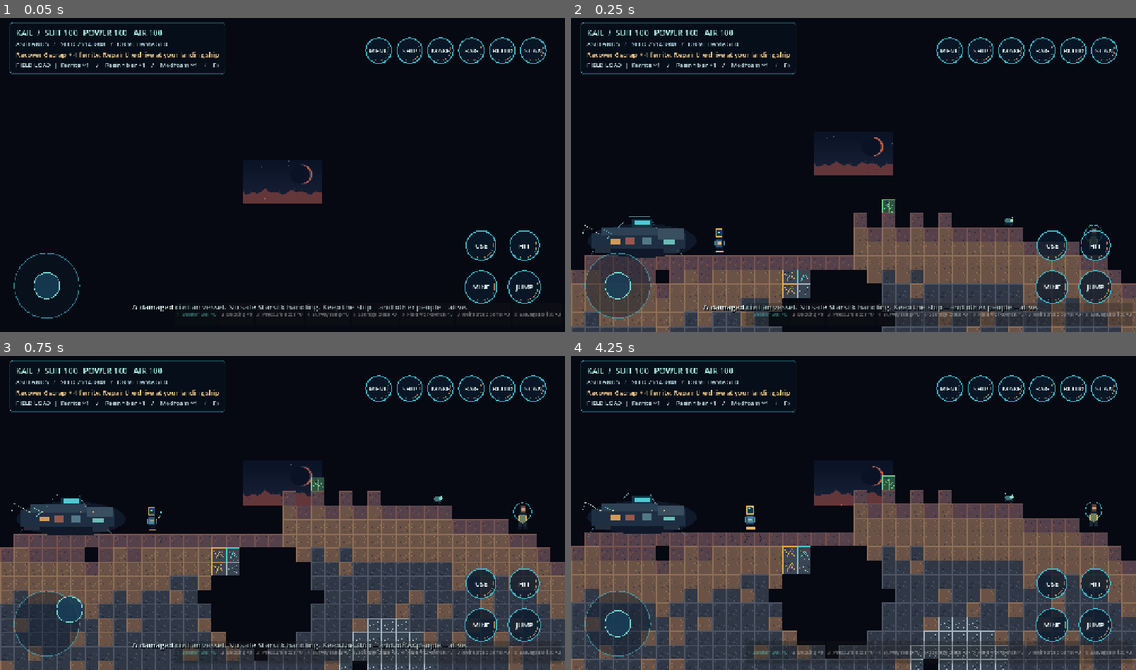
Above: before the commit, frames 1-4 (two rows, left to right).
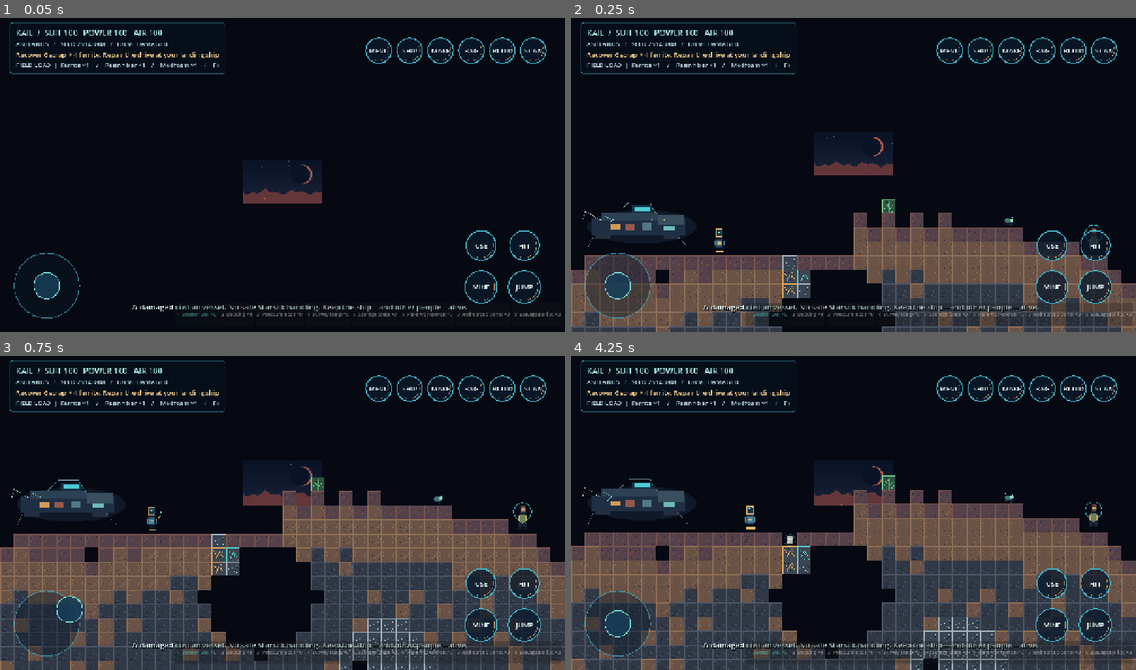
Above: after the commit, the same moments.

Repository: westkitty/SilkBound
Game: Godot game, scene res://scenes/main.tscn
Same seed, same stepped clock (60 frames per second), same inputs: the game is played once before the commit and once after it. Sound files missing from this copy of the repository are replaced by a short silence.
Inputs (mouse positions are in pixels of both pictures, inside the frame that each line leads up to):
- Up to frame 1 (0.05 s): no input
- Up to frame 2 (0.25 s): no input
- Up to frame 3 (0.75 s): tap Enter at 0.5 s; drag from (45, 622) to (339, 440) at 0.52 s
- Up to frame 4 (4.25 s): drag from (1096, 626) to (825, 575) at 1.27 s; move the mouse to (1051, 626) at 2.02 s; hold A (move_left) 2.03-2.75 s; hold C (craft) 2.03-2.75 s; click (1051, 626) at 2.17 s; drag from (1096, 582) to (684, 462) at 2.77 s; click "×" at 3.5 s

Frame 1 is identical in both runs. In frame 2, 1.9% of the frame differs, in the area x 2-40%, y 58-81%; in frame 3, 1.9%; in frame 4, 2.5%, in the area x 2-83%, y 39-94%.

Commit message:
Keep guaranteed starter salvage reachable
Co-authored-by: arena-agent <297053741+arena-agent@users.noreply.github.com>

Diff:
--- a/scripts/core/game.gd
+++ b/scripts/core/game.gd
@@ -848,11 +848,14 @@
 	if action.begins_with("toggle:"):
 		var setting_key := action.trim_prefix("toggle:")
 		var settings_key: String = String(
-			{
-				"left_handed": "left_handed",
-				"reduced_shake": "reduced_shake",
-				"reduced_flash": "reduced_flash"
-			}.get(setting_key, setting_key)
+			(
+				{
+					"left_handed": "left_handed",
+					"reduced_shake": "reduced_shake",
+					"reduced_flash": "reduced_flash"
+				}
+				. get(setting_key, setting_key)
+			)
 		)
 		settings[settings_key] = not bool(settings.get(settings_key, false))
 		_save_settings()
--- a/scripts/world/planet_generator.gd
+++ b/scripts/world/planet_generator.gd
@@ -99,20 +99,6 @@
 				):
 					cells[y * width + x] = ore
 
-	# A guaranteed, reachable starter outcrop prevents a bad seed from soft-locking repair.
-	var guaranteed_x := 15
-	var guaranteed_y := surface[guaranteed_x]
-	cells[guaranteed_y * width + guaranteed_x] = Tiles.Tile.SCRAP
-	cells[(guaranteed_y + 1) * width + guaranteed_x] = Tiles.Tile.FERRITE
-	cells[(guaranteed_y + 1) * width + guaranteed_x + 1] = Tiles.Tile.COPPER
-	cells[(guaranteed_y + 2) * width + guaranteed_x] = Tiles.Tile.FERRITE
-	cells[(guaranteed_y + 2) * width + guaranteed_x + 1] = Tiles.Tile.SCRAP
-	if biome == Biome.GLASSFALL:
-		cells[(guaranteed_y + 1) * width + guaranteed_x + 2] = Tiles.Tile.CRYSTAL
-		cells[(guaranteed_y + 2) * width + guaranteed_x + 2] = Tiles.Tile.CRYSTAL
-	elif biome == Biome.DROWNED_REMNANT:
-		cells[(guaranteed_y + 1) * width + guaranteed_x + 2] = Tiles.Tile.ARCHIVE
-
 	# Deliberately small, climbable salvage shelters: generated terrain, not decorative set dressing.
 	var structures: Array[Dictionary] = []
 	var structure_count := 3
@@ -136,6 +122,7 @@
 	# A clear, level landing shelf guarantees safe spawning and a visible way back to the ship.
 	var landing_y := surface[SPAWN_X]
 	for x in range(2, 20):
+		surface[x] = landing_y
 		for y in range(landing_y - 5, landing_y):
 			cells[y * width + x] = Tiles.Tile.AIR
 		cells[landing_y * width + x] = (
@@ -143,6 +130,20 @@
 			if biome == Biome.ASHLANDS
 			else (Tiles.Tile.GLASS if biome == Biome.GLASSFALL else Tiles.Tile.SILT)
 		)
+
+	# Place the guaranteed salvage after clearing the shelf so no seed can erase it.
+	var guaranteed_x := 15
+	var guaranteed_y := surface[guaranteed_x]
+	cells[guaranteed_y * width + guaranteed_x] = Tiles.Tile.SCRAP
+	cells[(guaranteed_y + 1) * width + guaranteed_x] = Tiles.Tile.FERRITE
+	cells[(guaranteed_y + 1) * width + guaranteed_x + 1] = Tiles.Tile.COPPER
+	cells[(guaranteed_y + 2) * width + guaranteed_x] = Tiles.Tile.FERRITE
+	cells[(guaranteed_y + 2) * width + guaranteed_x + 1] = Tiles.Tile.SCRAP
+	if biome == Biome.GLASSFALL:
+		cells[(guaranteed_y + 1) * width + guaranteed_x + 2] = Tiles.Tile.CRYSTAL
+		cells[(guaranteed_y + 2) * width + guaranteed_x + 2] = Tiles.Tile.CRYSTAL
+	elif biome == Biome.DROWNED_REMNANT:
+		cells[(guaranteed_y + 1) * width + guaranteed_x + 2] = Tiles.Tile.ARCHIVE
 
 	return {
 		"seed": world_seed,
--- a/tests/run_all.gd
+++ b/tests/run_all.gd
@@ -215,11 +215,12 @@
 	)
 	var mined := world.mine_cell(15, surface_y, 120.0)
 	_check(
-		bool(mined["broken"]) and world.get_tile(15, surface_y) == Tiles.Tile.AIR,
+		bool(mined.get("broken", false)) and world.get_tile(15, surface_y) == Tiles.Tile.AIR,
 		"mining removes a real terrain cell"
 	)
-	_check(
-		String(mined["drop"]["item"]) == "scrap" and int(mined["drop"]["amount"]) == 2,
+	var mined_drop: Dictionary = mined.get("drop", {})
+	_check(
+		String(mined_drop.get("item", "")) == "scrap" and int(mined_drop.get("amount", 0)) == 2,
 		"removed wreckage yields its correct pickup data"
 	)
 	var placement_x := -1
Not shown, changed: .github/workflows/android.yml
